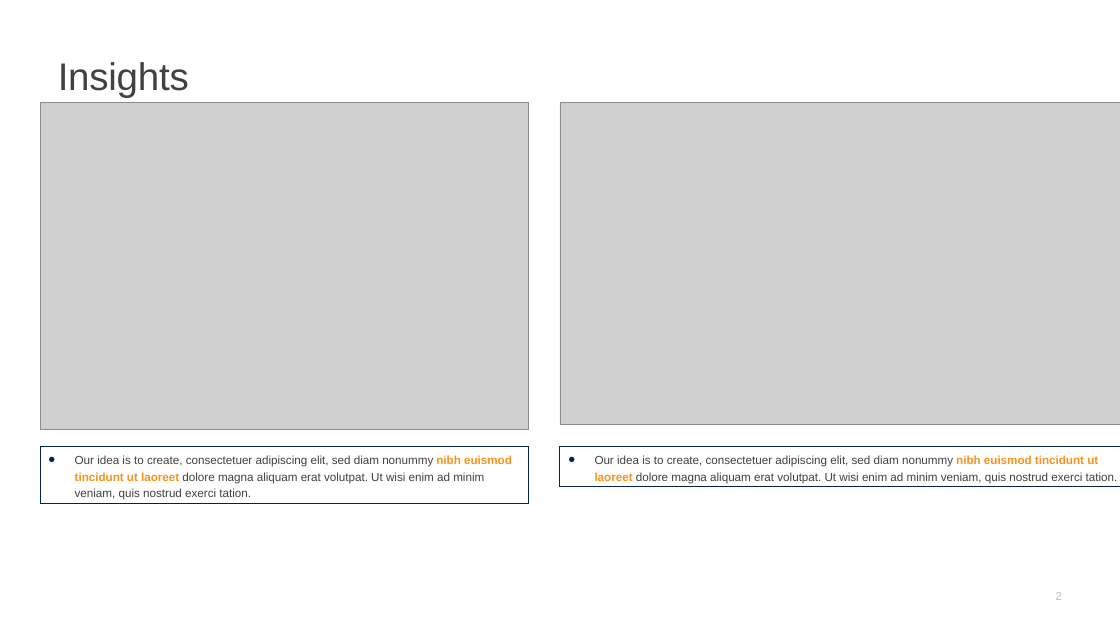
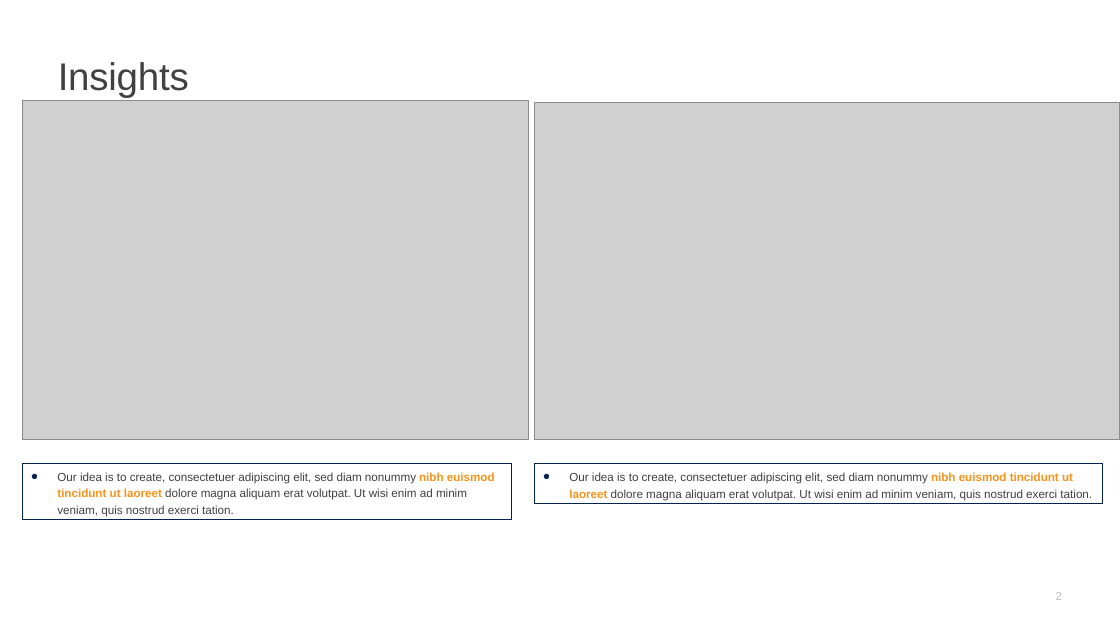
Before and after one commit to edimaudo/hackathon_coding_challenges, a slide deck: slide 2 of afp_challenge/afp_challenge_deck.pptx. Drawn at 1120x630 pixels with LibreOffice and Linux fonts; fonts in the diff are those of the drawing; grey boxes stand for pictures. Boxes give left, top, right and bottom in pixels: in the first picture for what was removed or moved away, otherwise in the second. Text is boxed around its words. In the diff, an @@ line names an element or a change of style, - is before the commit and + after.

```diff
--- a/afp_challenge/afp_challenge_deck.pptx
+++ b/afp_challenge/afp_challenge_deck.pptx
@@ picture: place and size @@
-picture at (40,103,529,430)
+picture at (23,101,528,439)
@@ picture: place and size @@
-picture at (560,103,1120,425)
+picture at (535,103,1120,439)
@@ rectangle "Our idea is to create, ...": place and size @@
-rectangle "Our idea is to create, ..." at (40,447,529,503)
+rectangle "Our idea is to create, ..." at (23,463,512,519)
@@ rectangle "Our idea is to create, ...": place and size @@
-rectangle "Our idea is to create, ..." at (560,447,1120,487)
+rectangle "Our idea is to create, ..." at (535,464,1103,504)
```
Also in this commit, not shown: 1 slide added, 1 slide removed.
